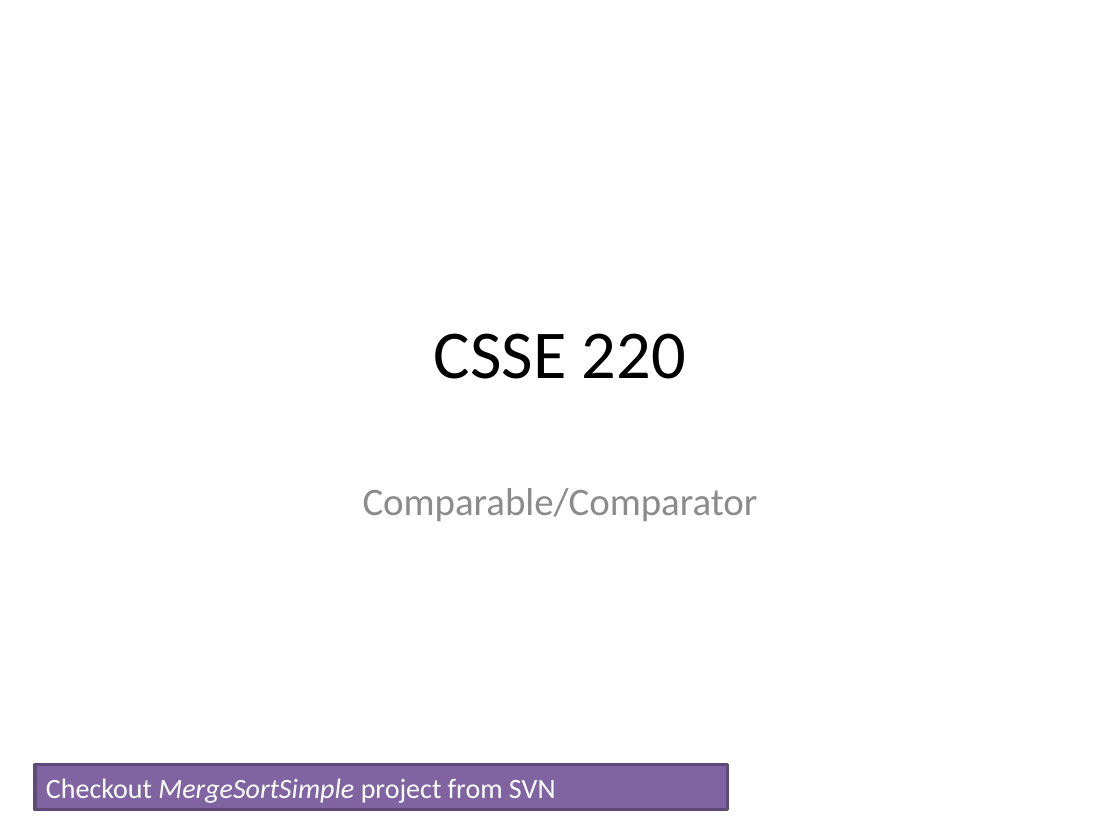
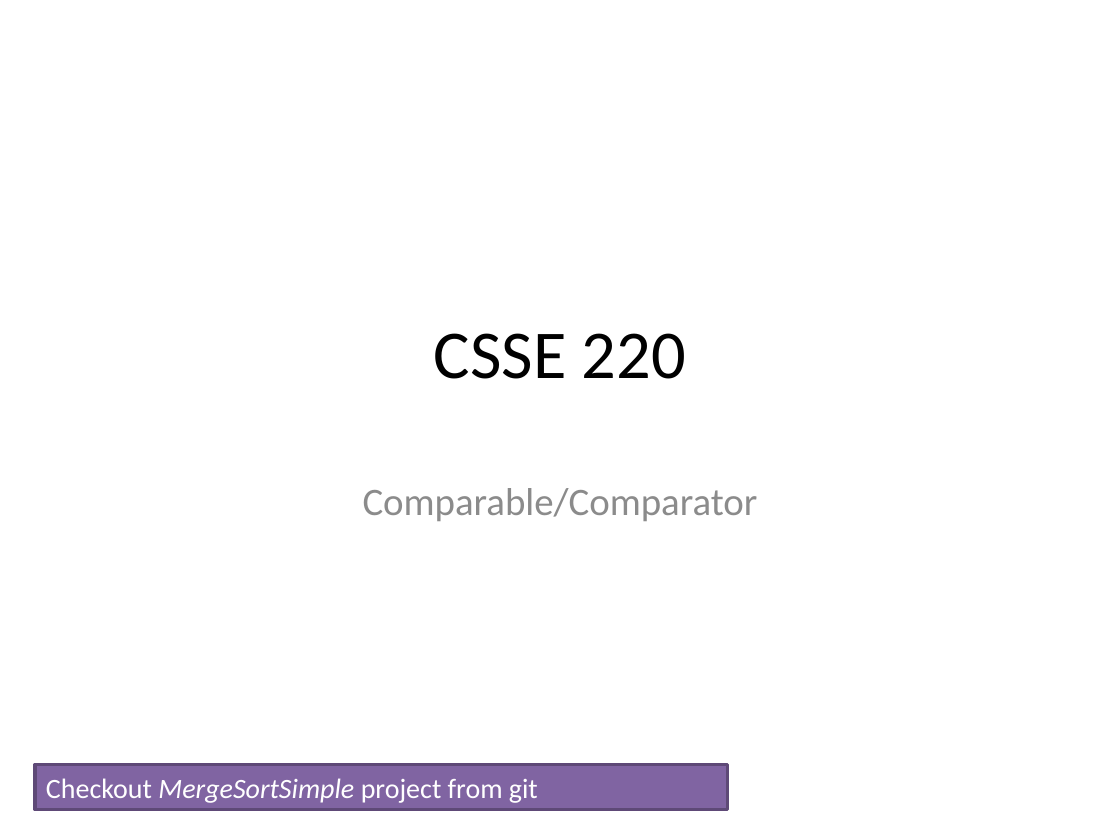
Before and after one commit to RHIT-CSSE/csse220, a slide deck: slide 1 of ClassMaterials/Comparators/Slides/ComparableComparator.pptx. Drawn at 1120x840 pixels with LibreOffice and Linux fonts; fonts in the diff are those of the drawing. Boxes give left, top, right and bottom in pixels: in the first picture for what was removed or moved away, otherwise in the second. Text is boxed around its words. In the diff, an @@ line names an element or a change of style, - is before the commit and + after.

```diff
--- a/ClassMaterials/Comparators/Slides/ComparableComparator.pptx
+++ b/ClassMaterials/Comparators/Slides/ComparableComparator.pptx
@@ text in rectangle at [46,778,538,803]: text changed @@
-Checkout MergeSortSimple project from SVN
+Checkout MergeSortSimple project from git
```
Also in this commit, not shown: 2 other files.
